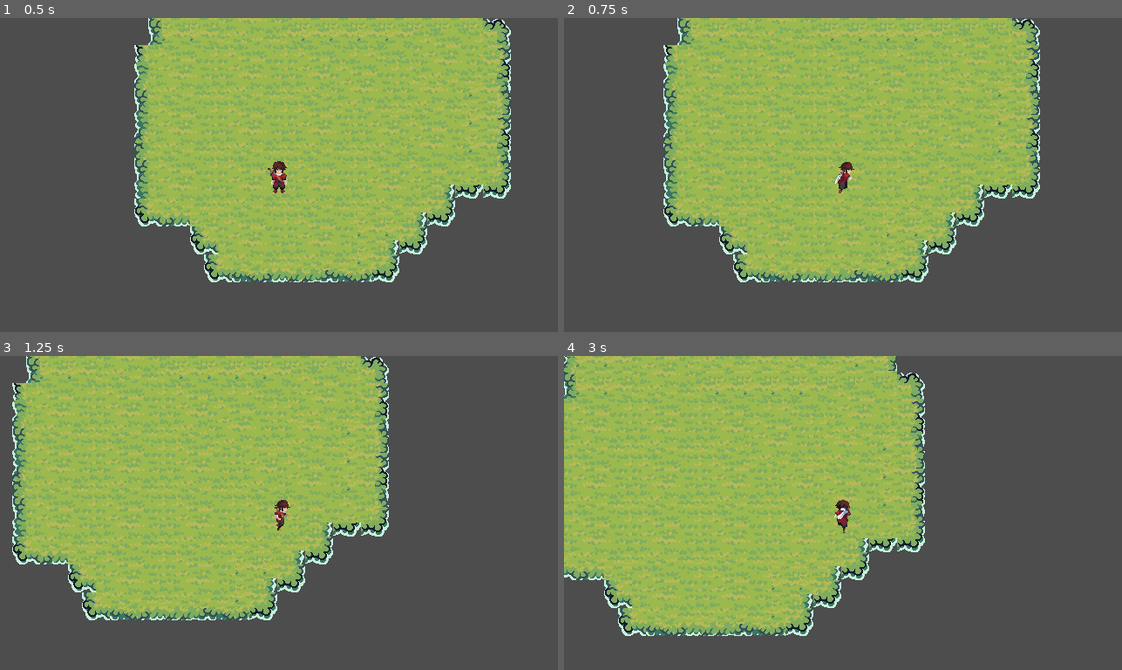
Above: before the commit, frames 1-4 (two rows, left to right).
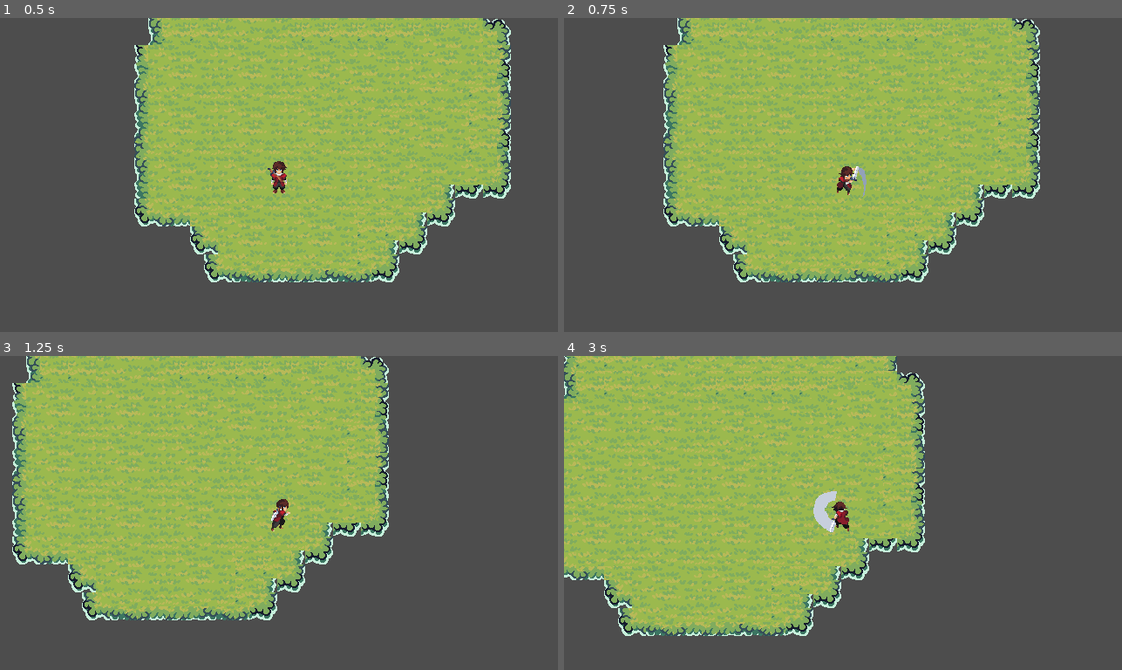
Above: after the commit, the same moments.

Repository: ODonegatti/ARPG
Game: Godot game, scene res://scenes/main.tscn
The game is run twice, just before and just after one commit, with the same random seed, the same clock (stepped at 60 frames per second) and the same inputs.
Inputs (mouse positions are in pixels of both pictures, inside the frame that each line leads up to):
- Up to frame 1 (0.5 s): no input
- Up to frame 2 (0.75 s): tap Enter at 0.5 s; move the mouse to (965, 159) at 0.52 s; press the mouse at (965, 159) at 0.53 s; hold D (right) from 0.53 s (still down)
- Up to frame 3 (1.25 s): keep holding D (right)
- Up to frame 4 (3 s): move the mouse to (731, 528) at 1.27 s; release D (right) at 1.28 s; release the mouse at (731, 528) at 1.28 s; hold S (down) 1.28-2.03 s; click (731, 528) at 1.35 s; move the mouse to (898, 443) at 2.02 s; press the mouse at (898, 443) at 2.03 s; hold D (right) 2.03-2.78 s; move the mouse to (815, 575) at 2.77 s; release the mouse at (815, 575) at 2.78 s; hold W (up) from 2.78 s (still down); click (815, 575) at 2.85 s

Frame 1 is identical in both runs. In frame 2, 0.3% of the frame differs, in the area x 48-55%, y 45-57%; in frame 3, 0.2%; in frame 4, 0.5%, in the area x 44-52%, y 43-57%.

Commit message:
feat(player): implementa animacao direcional de ataque e transicao de estado (Card #13)

Diff:
--- a/scenes/entities/player.tscn
+++ b/scenes/entities/player.tscn
@@ -9,6 +9,9 @@
 [ext_resource type="Texture2D" uid="uid://bhjwlhceeal7c" path="res://assets/FREE_Adventurer 2D Pixel Art/Sprites/RUN/run_up.png" id="7_n5sgd"]
 [ext_resource type="Texture2D" uid="uid://dlvaq11uqw0av" path="res://assets/FREE_Adventurer 2D Pixel Art/Sprites/RUN/run_right.png" id="8_5ki56"]
 [ext_resource type="Script" path="res://scripts/hitbox.gd" id="9_hitbox"]
+[ext_resource type="Texture2D" uid="uid://diqnewqsxxufv" path="res://assets/FREE_Adventurer 2D Pixel Art/Sprites/ATTACK 1/attack1_down.png" id="10_atkdwn"]
+[ext_resource type="Texture2D" uid="uid://dox6f6eooicit" path="res://assets/FREE_Adventurer 2D Pixel Art/Sprites/ATTACK 1/attack1_up.png" id="11_atkup"]
+[ext_resource type="Texture2D" uid="uid://bgx4xiovyodf7" path="res://assets/FREE_Adventurer 2D Pixel Art/Sprites/ATTACK 1/attack1_right.png" id="12_atkright"]
 
 [sub_resource type="CapsuleShape2D" id="CapsuleShape2D_5ohk3"]
 radius = 28.0
@@ -61,9 +64,27 @@
 "values": [0, 1, 2, 3, 4, 5, 6, 7]
 }
 
+[sub_resource type="Animation" id="Animation_attack"]
+resource_name = "attack"
+length = 0.4
+step = 0.05
+tracks/0/type = "value"
+tracks/0/imported = false
+tracks/0/enabled = true
+tracks/0/path = NodePath("Sprite2D:frame")
+tracks/0/interp = 1
+tracks/0/loop_wrap = true
+tracks/0/keys = {
+"times": PackedFloat32Array(0, 0.05, 0.1, 0.15, 0.2, 0.25, 0.3, 0.35),
+"transitions": PackedFloat32Array(1, 1, 1, 1, 1, 1, 1, 1),
+"update": 1,
+"values": [0, 1, 2, 3, 4, 5, 6, 7]
+}
+
 [sub_resource type="AnimationLibrary" id="AnimationLibrary_5u6hq"]
 _data = {
 &"RESET": SubResource("Animation_1ie0h"),
+&"attack": SubResource("Animation_attack"),
 &"idle": SubResource("Animation_42nxq"),
 &"walk": SubResource("Animation_dnykm")
 }
@@ -95,6 +116,9 @@
 walk_down = ExtResource("6_73kkf")
 walk_up = ExtResource("7_n5sgd")
 walk_side = ExtResource("8_5ki56")
+attack_down = ExtResource("10_atkdwn")
+attack_up = ExtResource("11_atkup")
+attack_side = ExtResource("12_atkright")
 
 [node name="AnimationPlayer" type="AnimationPlayer" parent="." unique_id=571310336]
 libraries/ = SubResource("AnimationLibrary_5u6hq")
--- a/scripts/player.gd
+++ b/scripts/player.gd
@@ -17,6 +17,8 @@
 @export var can_move: bool = true
 ## Determina se o jogador pode atacar. Pode ser desativado por atordoamentos ou cooldowns.
 @export var can_attack: bool = true
+## Indica se o jogador está executando a animação de ataque atualmente.
+@export var is_attacking: bool = false
 
 @export_group("Combat Settings")
 ## Tempo de espera mínimo entre ataques consecutivos (cooldown em segundos).
@@ -43,6 +45,8 @@
 	if hitbox != null:
 		hitbox.source = self
 	update_hitbox_direction(last_direction)
+	if animation_player != null and not animation_player.animation_finished.is_connected(_on_animation_player_animation_finished):
+		animation_player.animation_finished.connect(_on_animation_player_animation_finished)
 
 
 func _unhandled_input(event: InputEvent) -> void:
@@ -81,7 +85,11 @@
 
 
 ## Gerencia as transições de animação (Idle / Walk) e orienta a textura direcional do sprite.
+## Ignora transições se um ataque estiver sendo executado no momento.
 func update_animation(direction: Vector2) -> void:
+	if is_attacking:
+		return
+
 	if direction != Vector2.ZERO:
 		last_direction = direction
 		update_hitbox_direction(direction)
@@ -98,14 +106,28 @@
 		hitbox_pivot.rotation = direction.angle()
 
 
-## Executa o ataque básico do jogador caso esteja apto (respeitando can_attack e o cooldown).
+## Executa o ataque básico do jogador caso esteja apto (respeitando can_attack, is_attacking e cooldown).
 func attack() -> void:
-	if not can_attack or _attack_cooldown_timer > 0.0:
+	if not can_attack or is_attacking or _attack_cooldown_timer > 0.0:
 		return
 
+	is_attacking = true
 	update_hitbox_direction(last_direction)
 	_attack_cooldown_timer = attack_cooldown
+	if sprite != null:
+		sprite.update_texture(last_direction, "attack")
+	if animation_player != null:
+		animation_player.play("attack")
 	attack_started.emit(last_direction)
+
+
+## Chamado quando uma animação do AnimationPlayer é concluída.
+## Restaura o estado is_attacking e devolve o controle do sprite para a locomoção atual.
+func _on_animation_player_animation_finished(anim_name: StringName) -> void:
+	if anim_name == &"attack":
+		is_attacking = false
+		var current_input: Vector2 = get_input_direction()
+		update_animation(current_input)
 
 
 ## Utilitário de conveniência: aplica atordoamento (stun) temporário ao jogador.
--- a/scripts/player_sprite.gd
+++ b/scripts/player_sprite.gd
@@ -14,8 +14,13 @@
 @export var walk_up: Texture2D
 @export var walk_side: Texture2D
 
+@export_group("Attack Spritesheets")
+@export var attack_down: Texture2D
+@export var attack_up: Texture2D
+@export var attack_side: Texture2D
 
-## Atualiza a textura e espelhamento do sprite com base no vetor direcional e no estado de animação ("idle" ou "walk").
+
+## Atualiza a textura e espelhamento do sprite com base no vetor direcional e no estado de animação ("idle", "walk" ou "attack").
 func update_texture(direction: Vector2, anim_state: String) -> void:
 	var selected_texture: Texture2D = null
 
@@ -25,6 +30,8 @@
 			selected_texture = idle_side
 		elif anim_state == "walk":
 			selected_texture = walk_side
+		elif anim_state == "attack":
+			selected_texture = attack_side
 	else:
 		flip_h = false
 		if direction.y > 0:
@@ -32,11 +39,15 @@
 				selected_texture = idle_down
 			elif anim_state == "walk":
 				selected_texture = walk_down
+			elif anim_state == "attack":
+				selected_texture = attack_down
 		elif direction.y < 0:
 			if anim_state == "idle":
 				selected_texture = idle_up
 			elif anim_state == "walk":
 				selected_texture = walk_up
+			elif anim_state == "attack":
+				selected_texture = attack_up
 
 	# Aplica a textura apenas se estiver configurada e for diferente da ativa atualmente
 	if selected_texture != null and texture != selected_texture:
--- /dev/null
+++ b/tests/test_attack_animation.gd
@@ -0,0 +1,103 @@
+extends SceneTree
+
+func _init() -> void:
+	print("==========================================================")
+	print("  TESTE UNITÁRIO: ANIMAÇÃO DE ATAQUE DIRECIONAL (CARD #13)  ")
+	print("==========================================================")
+	call_deferred("_run_tests")
+
+
+func _run_tests() -> void:
+	var player_scene: PackedScene = load("res://scenes/entities/player.tscn")
+	assert(player_scene != null, "A cena do player deve existir.")
+
+	var player: Player = player_scene.instantiate() as Player
+	root.add_child(player)
+	player.global_position = Vector2(200, 200)
+
+	await process_frame
+	await process_frame
+
+	# 1. Validação dos slots de textura de ataque exportados no PlayerSprite
+	assert(player.sprite != null, "PlayerSprite deve existir.")
+	assert(player.sprite.attack_down != null, "attack_down deve estar atribuído no PlayerSprite.")
+	assert(player.sprite.attack_up != null, "attack_up deve estar atribuído no PlayerSprite.")
+	assert(player.sprite.attack_side != null, "attack_side deve estar atribuído no PlayerSprite.")
+	print("[PASS] 1. Spritesheets direcionais de ataque (Down, Up, Side) configurados no PlayerSprite.")
+
+	# 2. Validação da trilha de animação 'attack' no AnimationPlayer
+	assert(player.animation_player != null, "AnimationPlayer deve existir.")
+	assert(player.animation_player.has_animation("attack"), "AnimationPlayer deve possuir a animação 'attack'.")
+
+	var attack_anim: Animation = player.animation_player.get_animation("attack")
+	assert(attack_anim != null, "Objeto da animação 'attack' deve ser válido.")
+	assert(is_equal_approx(attack_anim.length, 0.4), "A duração da animação de ataque deve ser 0.4s (compatível com attack_cooldown). Duração atual: %f" % attack_anim.length)
+	assert(attack_anim.loop_mode == Animation.LOOP_NONE, "A animação de ataque NÃO deve estar em loop.")
+	assert(attack_anim.get_track_count() > 0, "A animação de ataque deve conter trilhas.")
+	assert(attack_anim.track_get_path(0) == NodePath("Sprite2D:frame"), "Trilha 0 deve modular Sprite2D:frame.")
+	assert(attack_anim.track_get_key_count(0) == 8, "Trilha de frame deve conter 8 frames.")
+	print("[PASS] 2. Configuração da animação 'attack' (0.4s, 8 frames, sem loop) validada.")
+
+	# 3. Validação do chaveamento de textura e espelhamento direcional em estado 'attack'
+	# DOWN
+	player.sprite.update_texture(Vector2.DOWN, "attack")
+	assert(player.sprite.texture == player.sprite.attack_down, "Textura de ataque para DOWN deve ser attack_down.")
+	assert(player.sprite.flip_h == false, "flip_h deve ser false para DOWN.")
+
+	# UP
+	player.sprite.update_texture(Vector2.UP, "attack")
+	assert(player.sprite.texture == player.sprite.attack_up, "Textura de ataque para UP deve ser attack_up.")
+	assert(player.sprite.flip_h == false, "flip_h deve ser false para UP.")
+
+	# RIGHT
+	player.sprite.update_texture(Vector2.RIGHT, "attack")
+	assert(player.sprite.texture == player.sprite.attack_side, "Textura de ataque para RIGHT deve ser attack_side.")
+	assert(player.sprite.flip_h == false, "flip_h deve ser false para RIGHT.")
+
+	# LEFT
+	player.sprite.update_texture(Vector2.LEFT, "attack")
+	assert(player.sprite.texture == player.sprite.attack_side, "Textura de ataque para LEFT deve ser attack_side.")
+	assert(player.sprite.flip_h == true, "flip_h deve ser true para LEFT.")
+	print("[PASS] 3. Chaveamento direcional e espelhamento horizontal (flip_h) no ataque validados.")
+
+	# 4. Validação da execução de player.attack() e disparo da animação
+	var tracker = {"emitted": false, "dir": Vector2.ZERO}
+	player.attack_started.connect(func(dir: Vector2) -> void:
+		tracker.emitted = true
+		tracker.dir = dir
+	)
+
+	player.last_direction = Vector2.RIGHT
+	player.attack()
+
+	assert(player.is_attacking == true, "player.is_attacking deve ser true após attack().")
+	assert(tracker.emitted == true, "Sinal attack_started deve ser emitido.")
+	assert(tracker.dir == Vector2.RIGHT, "Direção informada no sinal deve ser Vector2.RIGHT.")
+	assert(player.animation_player.current_animation == "attack", "AnimationPlayer deve estar tocando 'attack'.")
+	assert(player.sprite.texture == player.sprite.attack_side, "Sprite deve assumir attack_side.")
+	assert(player.sprite.flip_h == false, "flip_h deve ser false para ataque à direita.")
+	print("[PASS] 4. Execução de attack() com ativação de is_attacking e reprodução da animação validada.")
+
+	# 5. Validação de bloqueio de re-trigger de ataque durante execução e proteção de cooldown
+	var second_tracker = {"emitted": false}
+	player.attack_started.connect(func(_dir: Vector2) -> void:
+		second_tracker.emitted = true
+	)
+	player.attack() # Segunda chamada consecutiva
+	assert(second_tracker.emitted == false, "Novo ataque não deve ser disparado enquanto is_attacking for true.")
+	print("[PASS] 5. Prevenção de reentrância durante ataque ativa e funcional.")
+
+	# 6. Validação de movimentação simultânea sem travamento físico
+	var move_vel: Vector2 = player.calculate_velocity(Vector2.RIGHT)
+	assert(is_equal_approx(move_vel.length(), player.speed), "O jogador pode se mover durante o ataque sem travamento físico indesejado.")
+	print("[PASS] 6. Física de movimentação simultânea validada.")
+
+	# 7. Validação do término da animação e restauração de estado
+	player._on_animation_player_animation_finished(&"attack")
+	assert(player.is_attacking == false, "is_attacking deve retornar para false ao concluir a animação.")
+	print("[PASS] 7. Conclusão da animação e restauração automática do estado de locomoção validados.")
+
+	print("==========================================================")
+	print("  TODOS OS TESTES DE ANIMAÇÃO DE ATAQUE PASSARAM COM 100%! ")
+	print("==========================================================")
+	quit(0)
Not shown, added: tests/test_attack_animation.gd.uid
Not shown, changed: AI_CONTEXT.md
Not shown, changed: docs/modules/player.md
